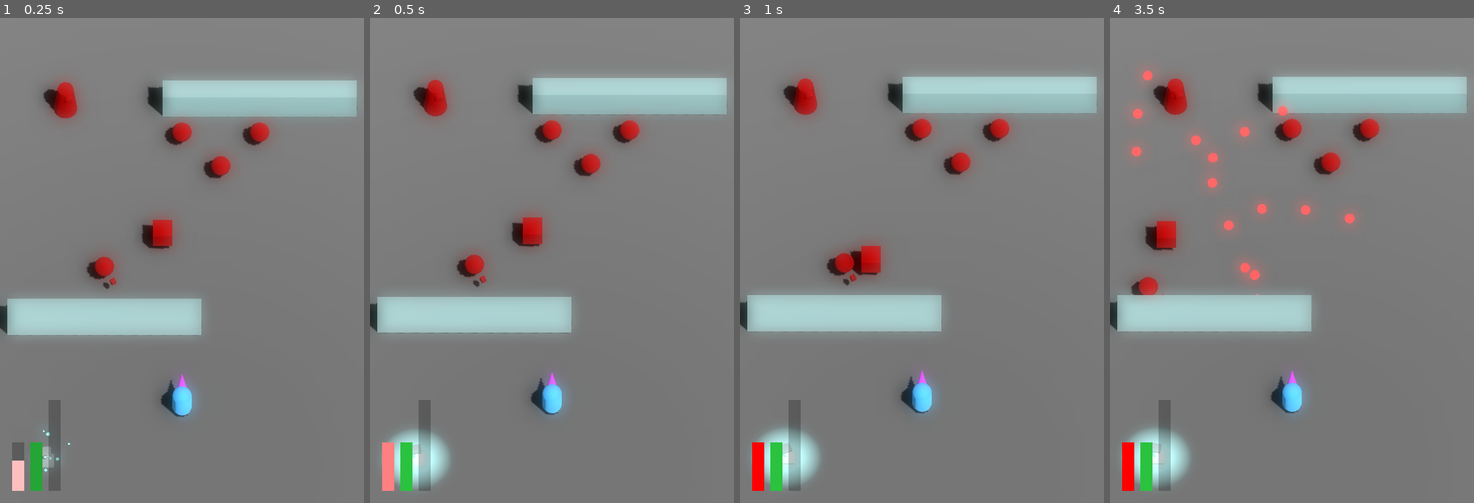
Above: before the commit, frames 1-4 (left to right).
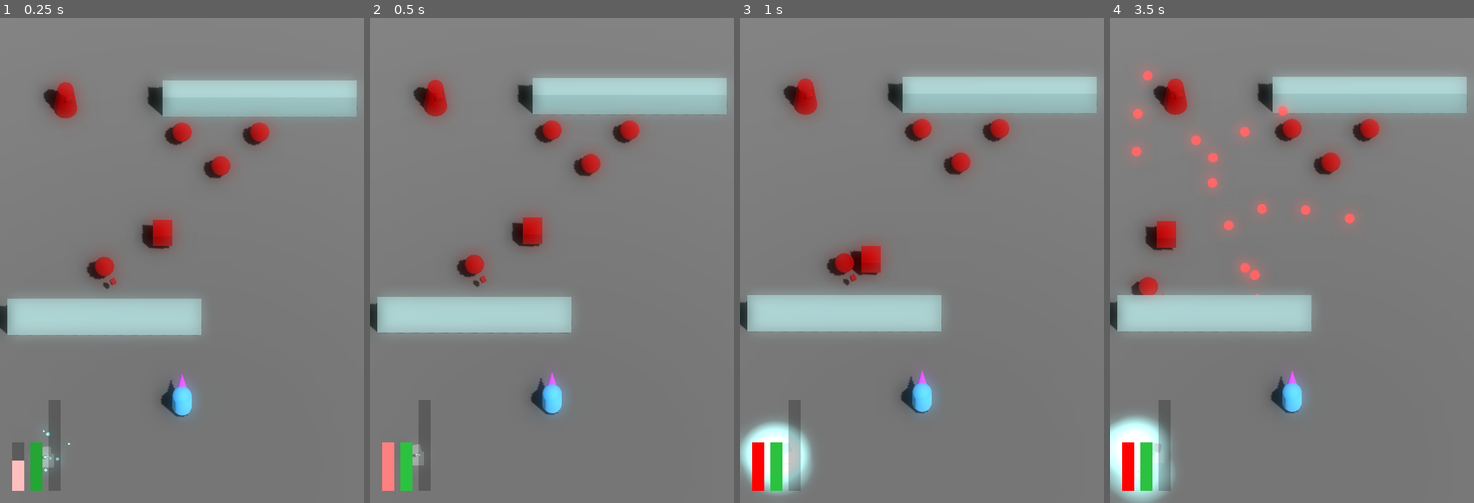
Above: after the commit, the same moments.

Repository: JackEvans24/bullet-absorb
Game: Godot game, scene res://scenes/main.tscn
Same seed, same stepped clock (60 frames per second), same inputs: the game is played once before the commit and once after it.
Inputs:
- Up to frame 1 (0.25 s): no input
- Up to frame 2 (0.5 s): no input
- Up to frame 3 (1 s): no input
- Up to frame 4 (3.5 s): no input

Frame 1 is identical in both runs. In frame 2, 1.3% of the frame differs, in the area x 3-22%, y 84-98%; in frame 3, 1.5%; in frame 4, 2.2%, in the area x 0-22%, y 81-100%.

Commit message:
feat: add offset to power generator drop

Diff:
--- a/prefabs/power/power_generator.tscn
+++ b/prefabs/power/power_generator.tscn
@@ -6,6 +6,7 @@
 [ext_resource type="PackedScene" uid="uid://b0g4qn342fbge" path="res://prefabs/behaviours/drop_power.tscn" id="4_b084a"]
 
 [sub_resource type="SphereShape3D" id="SphereShape3D_1bsd3"]
+radius = 2.0
 
 [sub_resource type="BoxMesh" id="BoxMesh_lgj11"]
 size = Vector3(0.8, 0.1, 0.8)
@@ -70,6 +71,7 @@
 
 [node name="PowerGenerator" type="Node3D"]
 script = ExtResource("1_btbyj")
+cooldown = 0.5
 
 [node name="PowerCheckArea" type="Area3D" parent="."]
 transform = Transform3D(1, 0, 0, 0, 1, 0, 0, 0, 1, 0, 0.5, 0)
@@ -116,5 +118,5 @@
 [node name="DropPower" parent="." instance=ExtResource("4_b084a")]
 transform = Transform3D(1, 0, 0, 0, 1, 0, 0, 0, 1, 0, 0.5, 0)
 power_scene = ExtResource("2_uxx3a")
-power_drop_count = 1
-power_drop_offset = 0.0
+power_drop_count = 4
+power_drop_offset = 1.5
